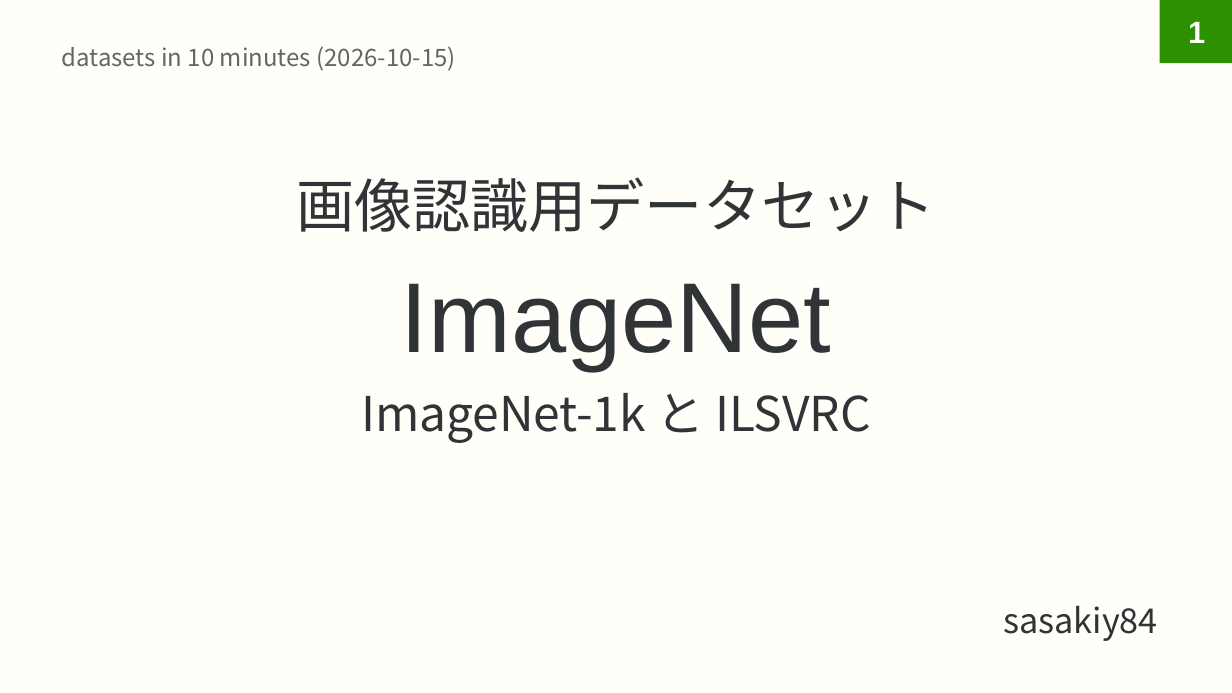
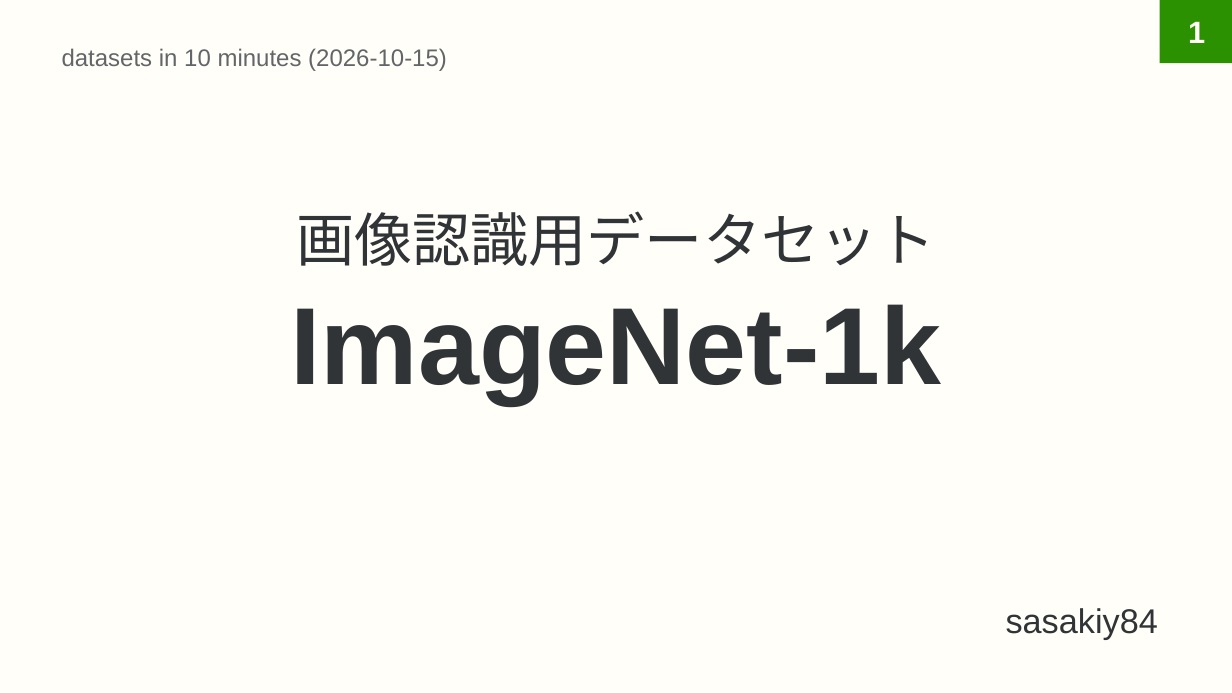
Before and after one commit to sasakiy84/datasets-in-10-minutes, a slide deck: slide 1 of slides/datasets-in-10-minutes-imagenet.pptx. Drawn at 1232x693 pixels with LibreOffice and Linux fonts; fonts in the diff are those of the drawing. Boxes give left, top, right and bottom in pixels: in the first picture for what was removed or moved away, otherwise in the second. Text is boxed around its words. In the diff, an @@ line names an element or a change of style, - is before the commit and + after.

```diff
--- a/slides/datasets-in-10-minutes-imagenet.pptx
+++ b/slides/datasets-in-10-minutes-imagenet.pptx
@@ text "datasets in 10 minutes (2026-10-15)" at <box>62,48,447,71</box>: font Noto Sans CJK JP to Arial @@
@@ title at <box>296,211,935,266</box>: font Noto Sans CJK JP to Arial in "画像認識用データセット" @@
@@ title at <box>291,304,942,404</box>: text changed; size 28 to 64 pt; font Noto Sans CJK JP to Arial; bold on @@
-ImageNet
-ImageNet-1k と ILSVRC
+ImageNet-1k
@@ text "sasakiy84" at <box>1006,608,1158,639</box>: font Noto Sans CJK JP to Arial @@
```
Also in this commit, not shown: 66 other slides changed, 10 other files.
